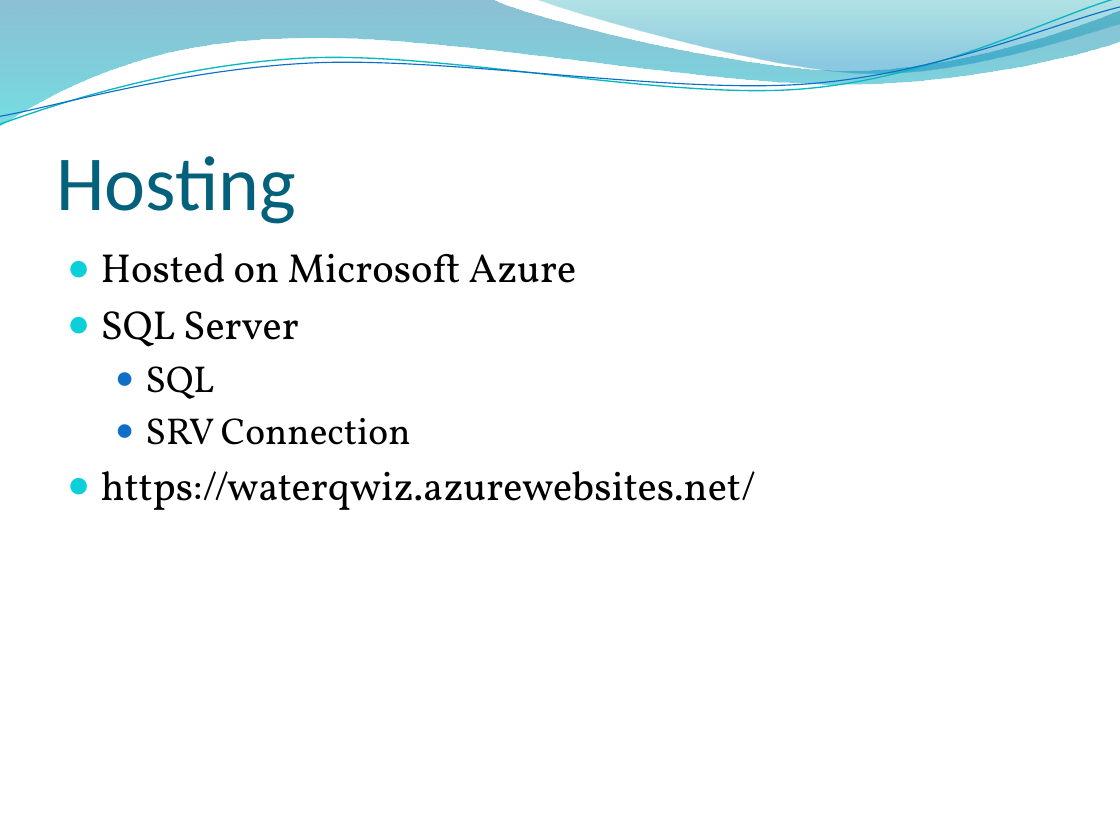
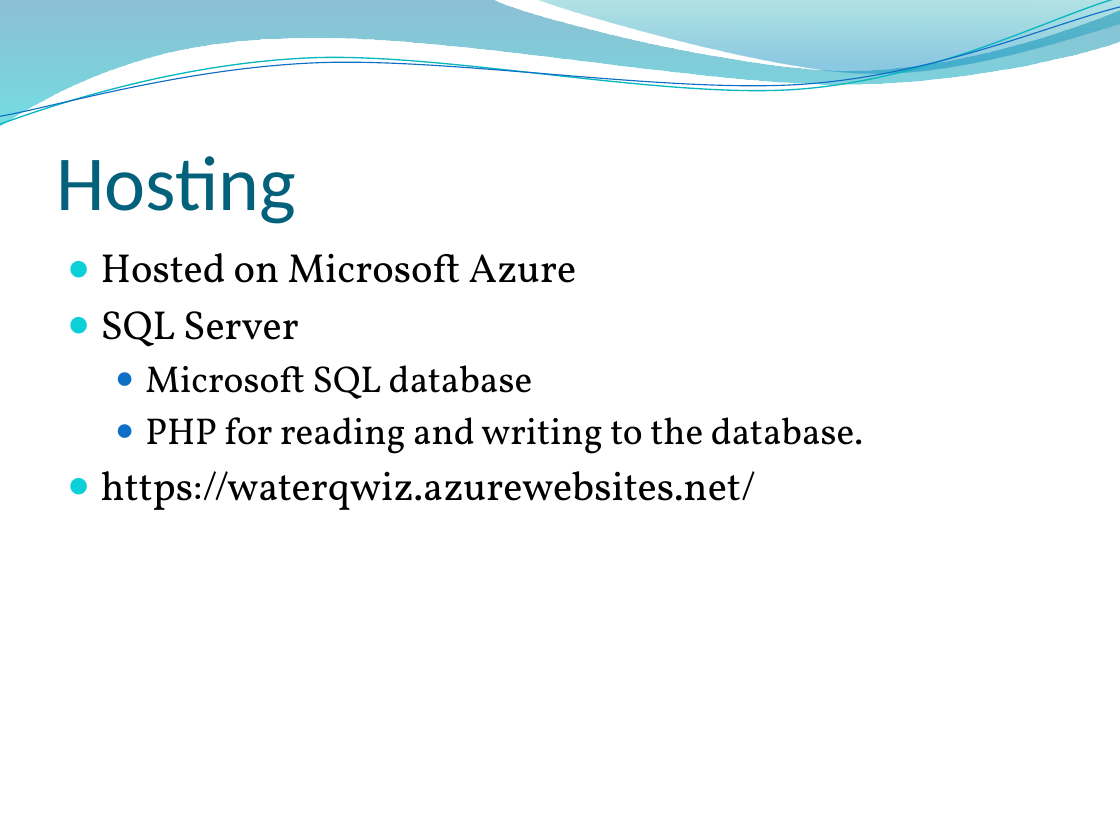
Before and after one commit to HarmanbirD/WaterQwiz, a slide deck: slide 8 of Wasted Water Quiz.pptx. Drawn at 1120x840 pixels with LibreOffice and Linux fonts; fonts in the diff are those of the drawing; background and template pictures are left out. Boxes give left, top, right and bottom in pixels: in the first picture for what was removed or moved away, otherwise in the second. Text is boxed around its words. In the diff, an @@ line names an element or a change of style, - is before the commit and + after.

Commit message:
Changed presentation

```diff
--- a/Wasted Water Quiz.pptx
+++ b/Wasted Water Quiz.pptx
@@ text at (145, 365, 863, 454): text changed @@
-  ● SQL
-  ● SRV Connection
+  ● Microsoft SQL database
+  ● PHP for reading and writing to the database.
```
Also in this commit, not shown: 1 other slide changed.
